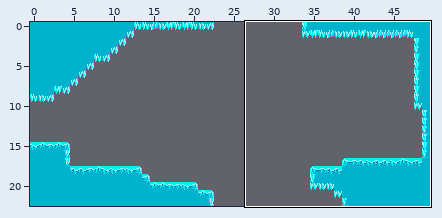
An edit to a level. Tiled map (JSON), res/maps/peak-cave end.json. The first picture is a wide view before the edit; the outline marks the close-up.
Close-up. Before the edit:
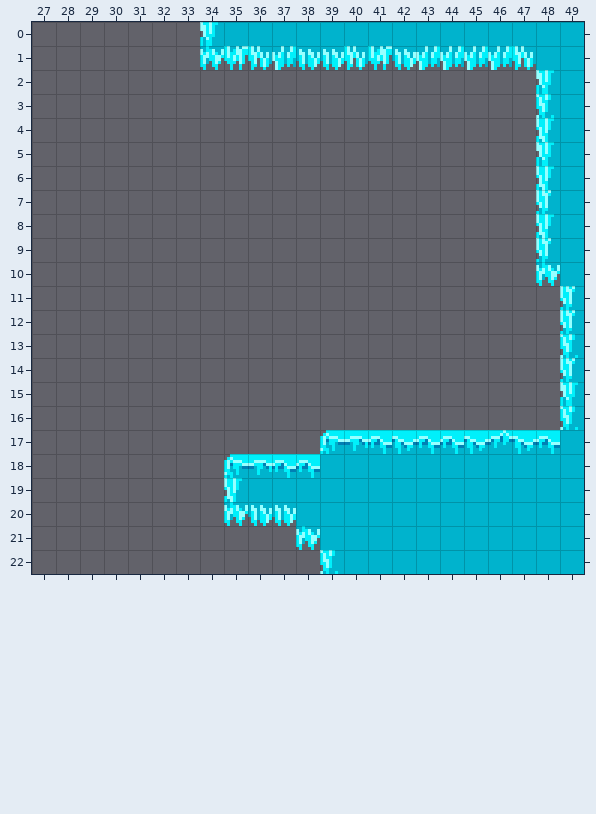
Cells are 8x8 px. Shown: x 27..49, y 0..22. The commit also changed other parts of the map, which this record leaves out.
The same view after the edit:
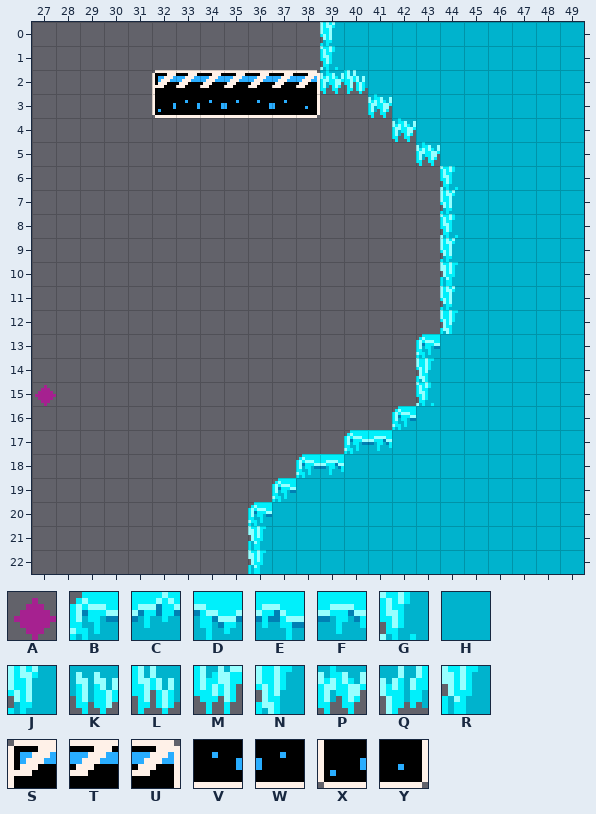
Key: from "info tiles": A 9; from "tileset": B 96, C 97, D 99, E 100, F 101, G 102, H 104, J 108, K 111, L 112, M 113, N 114, P 120, Q 121, R 126, S 384, T 385, U 386, V 399, W 401, X 408, Y 410.
_ is an empty cell.
Diff:
Layer "Tile Layer 1":
y 0: x 34..39 RHHHHH -> _____J
y 1: x 34..47 PMLQKKLMKQQQQL -> _____GHHHHHHHH
y 2: x 32..48 ________________R -> STTTTTUPLHHHHHHHH
y 3: x 32..38 _______ -> XVVWVWY; x 41..48 _______G -> PHHHHHHH
y 4: x 42..48 ______N -> PHHHHHH
y 5: x 43..48 _____R -> PHHHHH
y 6: x 44..48 ____N -> GHHHH
y 7: x 44..48 ____J -> JHHHH
y 8: x 44..48 ____N -> GHHHH
y 9: x 44..48 ____J -> JHHHH
y 10: x 44..48 ____P -> RHHHH
y 11: x 44..49 _____J -> JHHHHH
y 12: x 44..49 _____J -> NHHHHH
y 13: x 43..49 ______G -> BHHHHHH
y 14: x 43..49 ______J -> NHHHHHH
y 15: x 27 _ -> A; x 43..49 ______R -> GHHHHHH
y 16: x 42..49 _______G -> BHHHHHHH
y 17: x 39..48 BFEDEEDCDE -> _BFHHHHHHH
y 18: x 35..39 BFEEH -> ___BF
y 19: x 35..37 NHH -> __B
y 20: x 35..37 PKK -> _BH
y 21: x 36..38 __P -> RHH
y 22: x 36..39 ___G -> RHHH
Pixel boxes of the changes (left, top, right, bottom) in both close-ups:
changed: (152, 22, 578, 574)
added: (35, 385, 56, 406)
